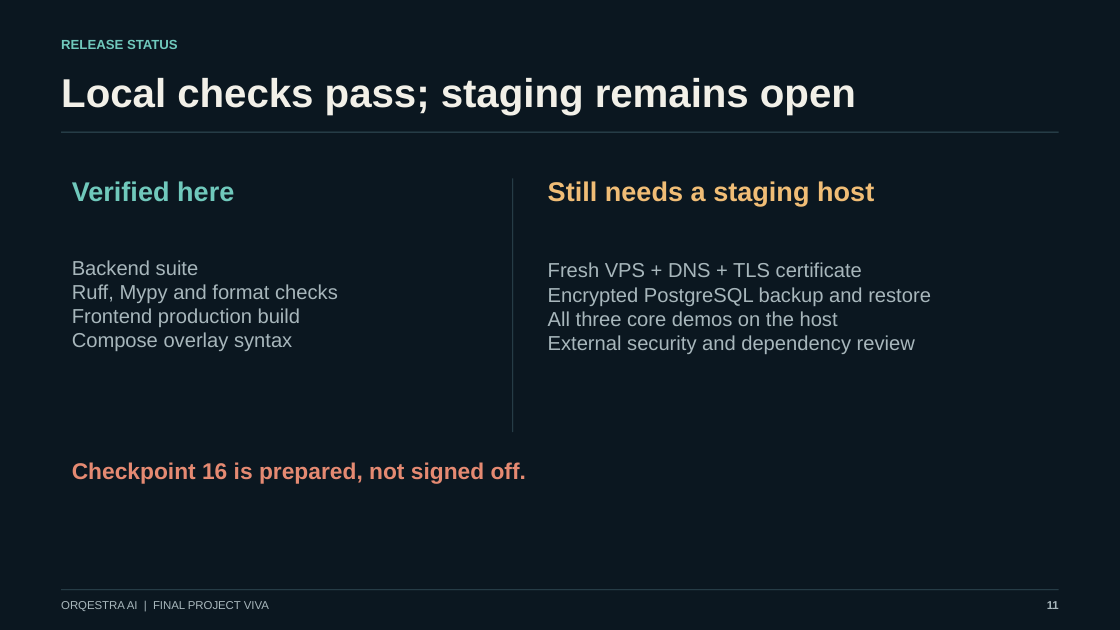
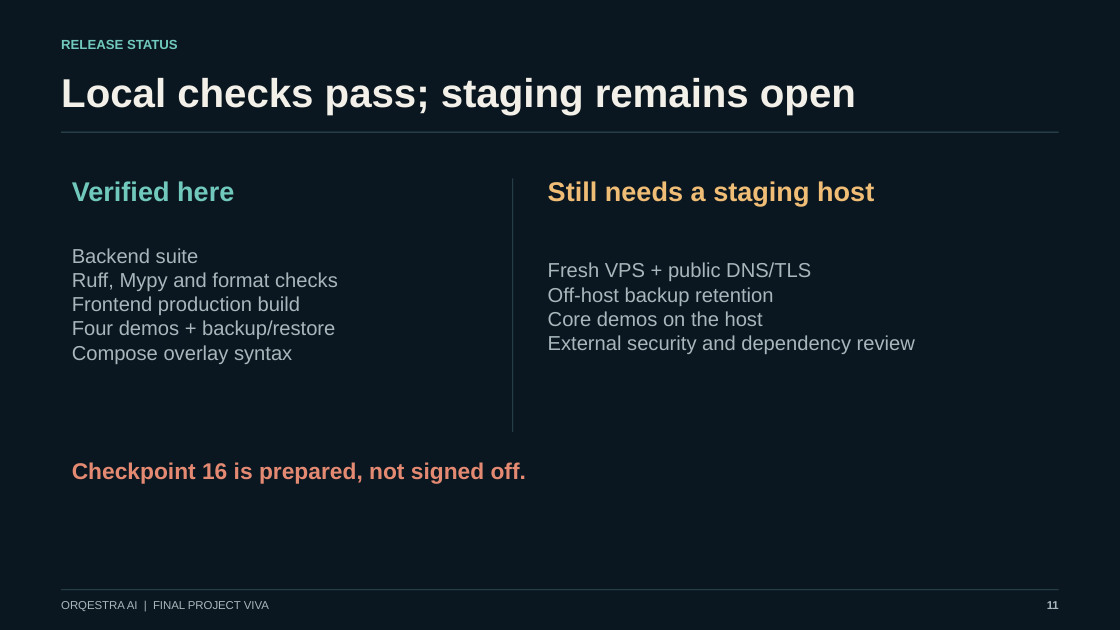
Before and after one commit to anshiiii-hub/ORQESTRA, a slide deck: slide 11 of deliverables/ORQESTRA_AI_Final_Viva_Deck.pptx. Drawn at 1120x630 pixels with LibreOffice and Linux fonts; fonts in the diff are those of the drawing. Boxes give left, top, right and bottom in pixels: in the first picture for what was removed or moved away, otherwise in the second. Text is boxed around its words. In the diff, an @@ line names an element or a change of style, - is before the commit and + after.

Commit message:
fix(ops): verify encrypted restore on macOS

```diff
--- a/deliverables/ORQESTRA_AI_Final_Viva_Deck.pptx
+++ b/deliverables/ORQESTRA_AI_Final_Viva_Deck.pptx
@@ text at bbox=[548, 262, 811, 326]: text changed @@
-Fresh VPS + DNS + TLS certificate
-Encrypted PostgreSQL backup and restore
-All three core demos on the host
+Fresh VPS + public DNS/TLS
+Off-host backup retention
+Core demos on the host
@@ text at bbox=[72, 320, 335, 339]: paragraph added @@
+Four demos + backup/restore
```
Also in this commit, not shown: 1 other slide changed, 5 other files.
